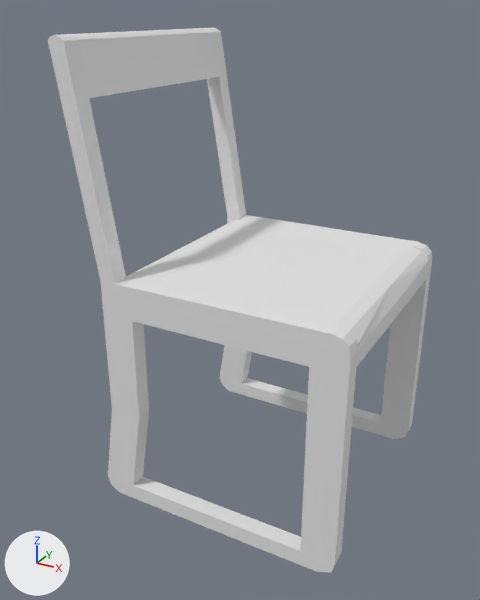
Before and after pictures for a commit that changed the Blender file Chair/Chair.blend.
The view is the same before and after, from a 50 mm camera at (220.0, -285.0, 157.0) aimed at (44.0, 36.0, -3.0). Lighting does not change. The marker at lower left points along +X, +Y and +Z.

The first picture shows 'ChairBase', 'SitBase'.
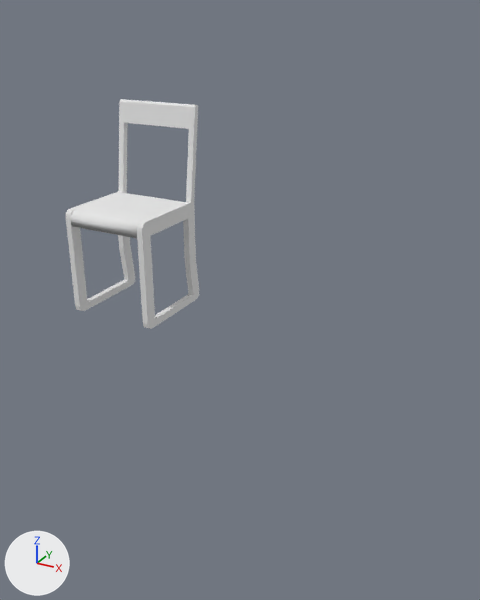
Where the newer file only moved an object's origin or applied its transform, the numbers keep the older frame.

Scene script edits in JSON lines:
```json
{"block": "me_cube_000", "where": "me_cube_000.from_pydata(...)  # 72 vertices, 64 faces; spans x -100.0..100.0, y -100.0..100.0, z -100.0..100.0"}
{"block": "me_cube_000", "where": "# used by ob_sitbase; location = (62.5, 50.0, 10.0); scale = (0.725, 0.65, 0.1)"}
{"block": "me_cube_000", "change": "me_cube_000 part 2: the whole mesh is multiplied about its middle by the matrix ((0.0, 0.299, 0.0), (-0.373, 0.0, 0.0), (0.0, 0.0, 0.407)), then moved by (-86.0, -87.0, 450.0)"}
{"block": "me_cube_009", "where": "me_cube_009.from_pydata(...)  # 324 vertices, 298 faces; spans x -117.0..197.0, y -1481.0..1519.0, z -2899.0..2501.0"}
{"block": "me_cube_009", "where": "# used by ob_chairbase; location = (31.6, 49.1, 19.9); scale = (0.525, 0.05, 0.05)"}
{"block": "me_cube_009", "change": "me_cube_009 part 1: the whole mesh is moved by (-22.0, -19.0, 419.0)"}
{"op": "set", "path": "ob_chairbase.location", "old": "(31.6, 49.1, 19.9)", "new": "(0.0, 0.0, 50.5)"}
{"op": "set", "path": "ob_chairbase.rotation_euler", "old": "(0.0, 0.0, 0.0)", "new": "(0.0, 0.0, -1.571)", "note": "degrees (0, 0, 0) -> degrees (0, 0, -90)"}
{"op": "set", "path": "ob_chairbase.scale", "old": "(0.525, 0.05, 0.05)", "new": "(0.175, 0.0167, 0.0204)"}
```

Pixel boxes (x1, y1, x2, y2) of what changed, in the pictures (480 x 600 px):
```json
{"object": "ChairBase", "change": "moved, turned, rescaled", "before": [48, 27, 432, 573], "after": [66, 99, 199, 329]}
{"object": "SitBase", "change": "reshaped", "before": [126, 219, 429, 367], "after": [70, 193, 184, 238], "on screen": "62% narrower, 69% shorter"}
```
